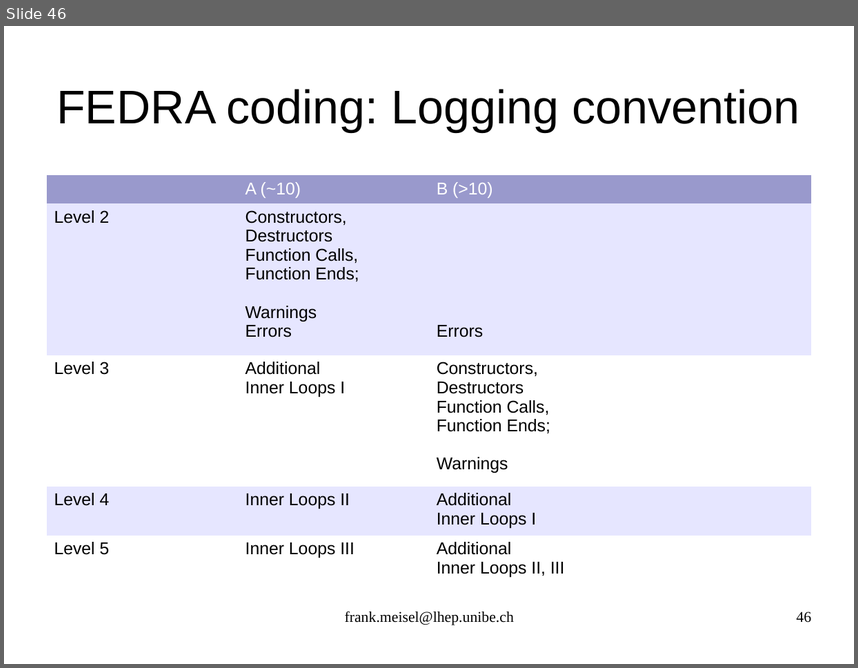
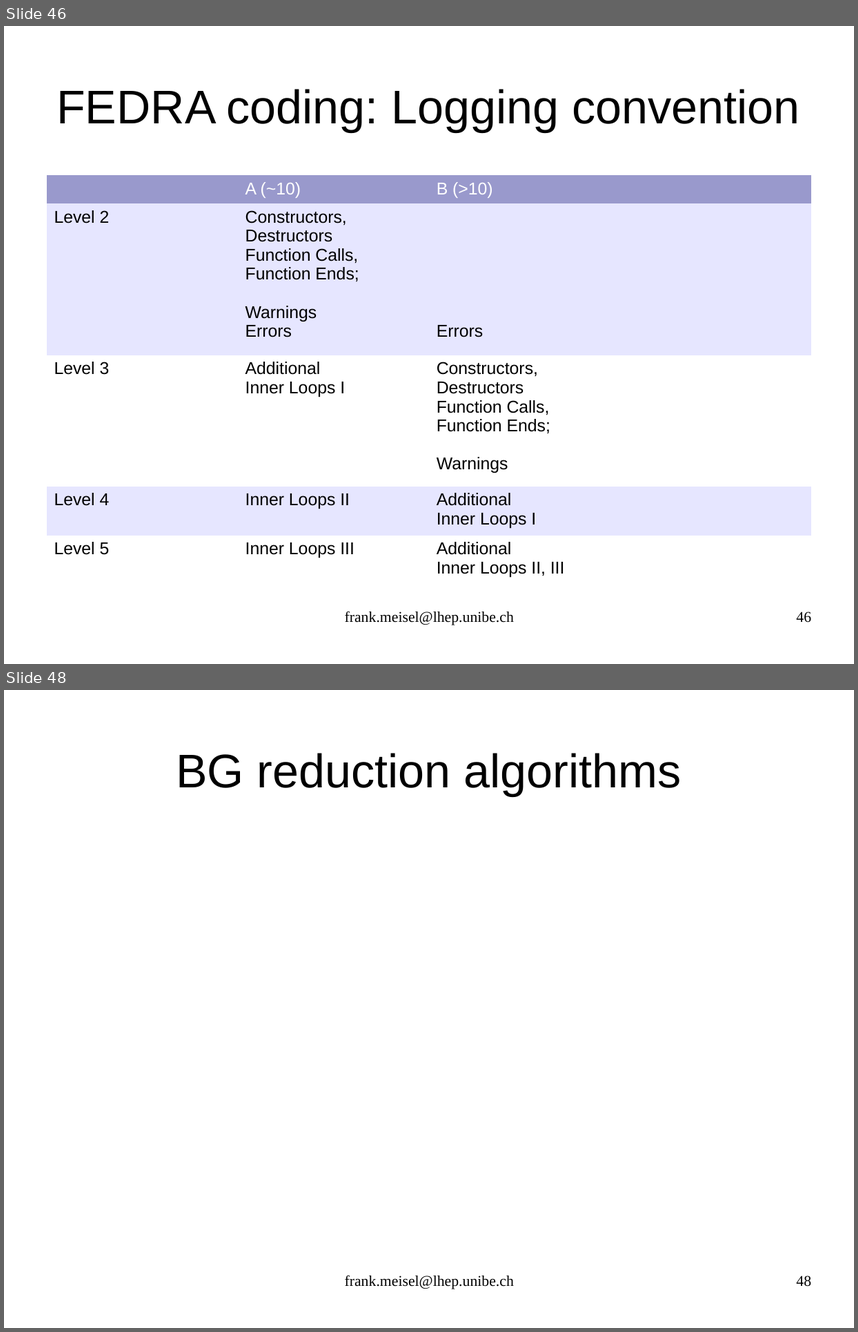
Before and after one commit to antonioiuliano2/fedra, a slide deck: src/libShower/documentation/libShowerMANUAL.odp. Shown one above the other, each under a label of ours: slide 46 before the commit, slides 46 and 48 after it; the slides between them are not shown. The pictures are 858x668 and 858x1332 pixels, drawn with LibreOffice and Linux fonts; fonts in the diff are those of the drawing. Boxes give left, top, right and bottom in pixels: in the first picture for what was removed or moved away, otherwise in the second. Text is boxed around its words. In the diff, an @@ line names an element or a change of style, - is before the commit and + after.

```diff
--- a/src/libShower/documentation/libShowerMANUAL.odp
+++ b/src/libShower/documentation/libShowerMANUAL.odp
@@ slide 48 added at (x1=4, y1=690, x2=854, y2=1328), background #FFFFFF @@
@@ title added at (x1=176, y1=753, x2=681, y2=796), 44 pt, text #000000 @@
+BG reduction algorithms
@@ text added at (x1=345, y1=1274, x2=514, y2=1289), 14 pt, text #000000 @@
+frank.meisel@lhep.unibe.ch
@@ page number added at (x1=796, y1=1275, x2=811, y2=1286), 14 pt, text #000000 @@
+48
```
Also in this commit, not shown: 2 other slides added, 4 other files.
